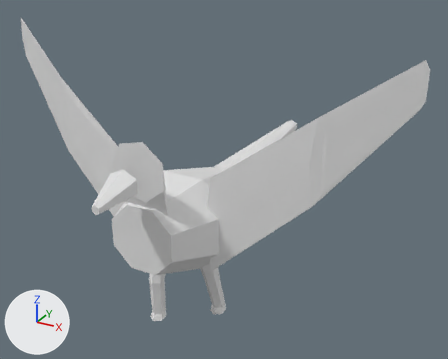
Two versions of the OBJ model data/animals/gaviao/walk/1.obj, one commit apart.
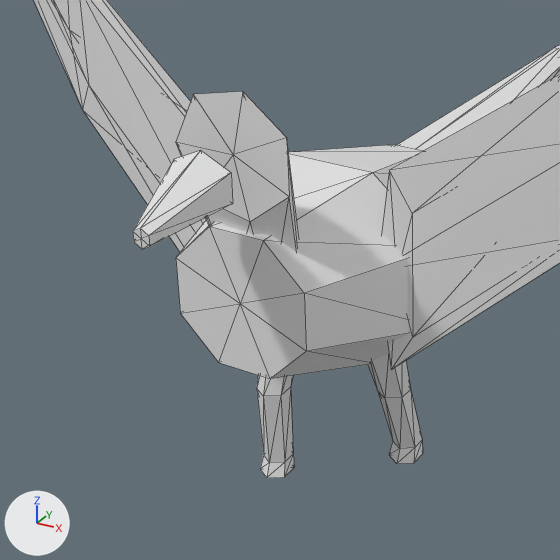
Each version appears first whole from a camera (50 mm lens) standing at (0.84, -1.291, 1.12) and looking at (0.036, 0.171, 0.389), and next in a close-up on the part from 7% to 65% of the width and 28% to 100% of the height. Lighting does not change. The marker at lower left points along +X, +Y and +Z. The first two pictures are the older version. The close-ups show mesh edges as thin lines. Where no turn or scale is listed for an object, it has been applied to the vertices.

Objects in the first close-up: 'gaviao_walk_1'.
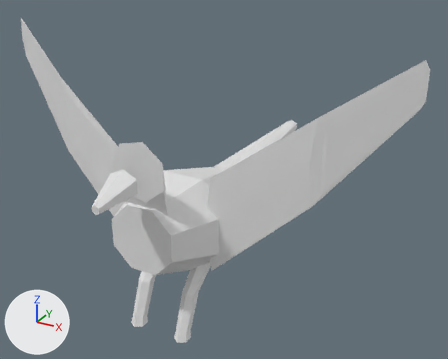
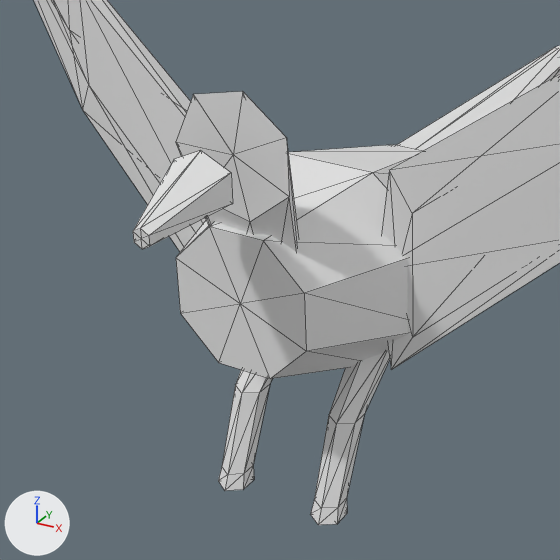
The newer file is also turned or shifted as a whole; pictures and numbers use the older file's frame.

Where the change shows, as pixel boxes [x1, y1, x2, y2] in the close-ups (560 x 560 px; the box of a moved part takes in the faces that stretch with it):
```json
{"object": "gaviao_walk_1", "change": "reshaped", "before": [34, 0, 560, 478], "after": [34, 0, 560, 525]}
{"part": 1, "of": "me_gaviao_walk_1", "change": "moved or reshaped", "before": [389, 441, 423, 464], "after": [310, 498, 347, 525]}
{"part": 2, "of": "me_gaviao_walk_1", "change": "moved or reshaped", "before": [368, 354, 422, 449], "after": [314, 352, 390, 508]}
{"part": 3, "of": "me_gaviao_walk_1", "change": "moved or reshaped", "before": [260, 454, 294, 478], "after": [218, 466, 254, 491]}
{"part": 4, "of": "me_gaviao_walk_1", "change": "moved or reshaped", "before": [257, 375, 293, 463], "after": [222, 370, 272, 475]}
```

Edits to the scene script, one JSON object a line:
```json
{"block": "me_gaviao_walk_1", "where": "# used by ob_gaviao_walk_1; location = (0.0, 0.0, 0.0)"}
{"op": "remove", "block": "me_gaviao_walk_1", "code": "me_gaviao_walk_1.from_pydata(...)  # 156 vertices, 280 faces; spans x -0.597..0.595, y -0.357..0.682, z 0.0..0.824"}
{"op": "add", "block": "me_gaviao_walk_1", "code": "me_gaviao_walk_1.from_pydata(...)  # 156 vertices, 280 faces; spans x -0.597..0.595, y -0.357..0.682, z 0.04..0.824"}
{"block": "me_gaviao_walk_1", "change": "me_gaviao_walk_1 part 1: all 13 vertices in x 0.052..0.092, y 0.043..0.095, z 0.006..0.026 are moved by (0.0, -0.199, 0.034)"}
{"block": "me_gaviao_walk_1", "change": "me_gaviao_walk_1 part 2: all 6 vertices in x 0.053..0.091, y 0.012..0.061, z 0.13 are moved by (0.0, -0.119, 0.031)"}
{"block": "me_gaviao_walk_1", "change": "me_gaviao_walk_1 part 3: all 13 vertices in x -0.092..-0.052, y -0.064..-0.012, z 0.0..0.02 are moved by (0.0, -0.092, 0.04)"}
{"block": "me_gaviao_walk_1", "change": "me_gaviao_walk_1 part 4: all 6 vertices in x -0.091..-0.053, y -0.061..-0.012, z 0.13 are moved by (0.0, -0.046, 0.031)"}
```
